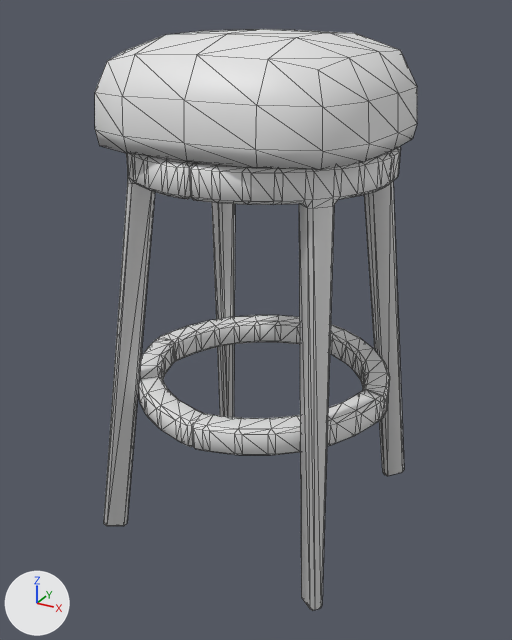
What one commit did to the glTF model assets/3d/objects/blue/hotel/raw/Barstool.glb.
The view is the same before and after, from a 50 mm lens placed at (1.33, -2.48, 2.18), pointed at (0.0, -0.05, 0.96). Every picture has the same lights, and +X, +Y and +Z are marked at lower left. The first picture is the older version. Mesh edges are drawn as thin lines. Vertices at exactly the same position are counted once.

Script lines for the objects in view, before the commit:
```python
me_cube_023 = bpy.data.meshes.new('Cube.023')
me_cube_023.from_pydata(...)  # 1106 vertices, 2176 faces; spans x -1.07..1.07, y -1.07..1.07, z 0.0..10.53
ob_barstool = bpy.data.objects.new('Barstool', me_cube_023)
ob_barstool.location = (0.0, 0.0, 0.0)
ob_barstool.scale = (0.539, 0.539, 0.2)
```
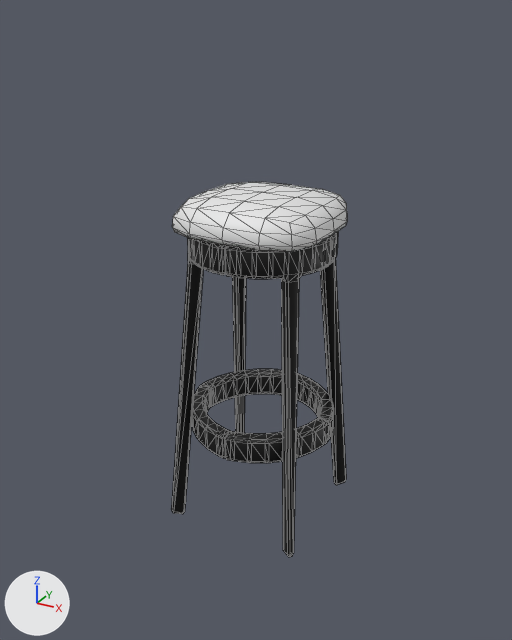
Changed parts and their boxes (x1, y1, x2, y2) in the pictures (512 x 640 px; the box of a moved part takes in the faces that stretch with it):
'Barstool', reshaped, rescaled, recoloured (45% narrower, 36% shorter): before (95, 29, 417, 611); after (171, 182, 347, 557)
part 1 of me_cube_023, moved or reshaped: before (192, 389, 385, 455); after (224, 417, 329, 463)
part 2 of me_cube_023, moved or reshaped: before (138, 338, 203, 447); after (192, 385, 230, 459)
part 3 of me_cube_023, moved or reshaped: before (330, 324, 390, 416); after (297, 373, 334, 441)
part 4 of me_cube_023, moved or reshaped: before (159, 315, 300, 362); after (202, 369, 282, 408)
part 5 of me_cube_023, moved or reshaped: before (95, 29, 417, 170); after (172, 182, 347, 252)
part 6 of me_cube_023, added: after (225, 237, 331, 557)
part 7 of me_cube_023, added: after (171, 237, 226, 514)
part 8 of me_cube_023, added (black): after (320, 232, 346, 485)
part 9 of me_cube_023, added: after (232, 277, 246, 433)
part 10 of me_cube_023, deleted: before (104, 146, 404, 611)

The change, as a diff of the scene's bpy script:
```diff
--- a/assets/3d/objects/blue/hotel/raw/Barstool.glb.py
+++ b/assets/3d/objects/blue/hotel/raw/Barstool.glb.py
@@ mat_black @@
+mat_black = principled_material('Black')
+mat_black.base_color = (0.0, 0.0, 0.0)  # black #000000
@@ mat_white @@
+mat_white = principled_material('White')
+mat_white.base_color = (0.8, 0.8, 0.8)  # white #e7e7e7
@@ me_cube_023 @@
 # used by ob_barstool; location = (0.0, 0.0, 0.0); scale = (0.539, 0.539, 0.2)
-me_cube_023.from_pydata(...)  # 1106 vertices, 2176 faces; spans x -1.07..1.07, y -1.07..1.07, z 0.0..10.53
+me_cube_023.from_pydata(...)  # 1106 vertices, 2176 faces; spans x -0.34..0.34, y -0.34..0.34, z 0.0..1.5
+# me_cube_023 part 1: the loose piece of 108 vertices spanning x -0.03..1.07, y -1.07..0.03, z 3.08..3.67 is scaled about its middle by (0.315, 0.315, 0.2), then moved by (-0.35, 0.35, -2.89), in mat_black (black #000000)
+# me_cube_023 part 2: the loose piece of 108 vertices spanning x -1.07..0.03, y -1.07..0.03, z 3.08..3.67 is scaled about its middle by (0.315, 0.315, 0.2), then moved by (0.35, 0.35, -2.89), in mat_black (black #000000)
+# me_cube_023 part 3: the loose piece of 108 vertices spanning x -0.03..1.07, y -0.03..1.07, z 3.08..3.67 is scaled about its middle by (0.315, 0.315, 0.2), then moved by (-0.35, -0.35, -2.89), in mat_black (black #000000)
+# me_cube_023 part 4: the loose piece of 108 vertices spanning x -1.07..0.03, y -0.03..1.07, z 3.08..3.67 is scaled about its middle by (0.315, 0.315, 0.2), then moved by (0.35, -0.35, -2.89), in mat_black (black #000000)
+# me_cube_023 part 5: the loose piece of 98 vertices spanning x -1.0..1.0, y -1.0..1.0, z 8.53..10.53 is scaled about its middle by (0.315, 0.315, 0.0689), then moved by (0.0, 0.0, -8.1), in mat_white (white #e7e7e7)
+# me_cube_023 part 6: a new loose piece of 144 vertices spanning x -0.01..0.32, y -0.32..0.01, z 0.0..1.37, in mat_black (black #000000)
+# me_cube_023 part 7: a new loose piece of 144 vertices spanning x -0.32..0.01, y -0.32..0.01, z 0.0..1.37, in mat_black (black #000000)
+# me_cube_023 part 8: a new loose piece of 144 vertices spanning x -0.01..0.32, y -0.01..0.32, z 0.0..1.37, in mat_black (black #000000)
+# me_cube_023 part 9: a new loose piece of 144 vertices spanning x -0.32..0.01, y -0.01..0.32, z 0.0..1.37, in mat_black (black #000000)
+# me_cube_023 part 10: 576 vertices removed from x -1.01..1.01, y -1.0..1.0, z 0.0..8.53
+me_cube_023.materials.append(mat_black)  # black #000000
+me_cube_023.materials.append(mat_white)  # white #e7e7e7
@@ ob_barstool @@
 ob_barstool.location = (0.0, 0.0, 0.0)
-ob_barstool.scale = (0.539, 0.539, 0.2)
```
